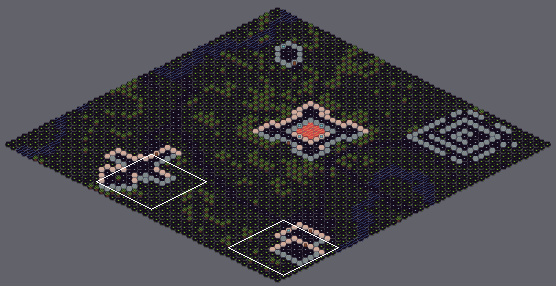
Tiled map: examples/assets/hexworld.tmx. The picture above shows the old version from afar; the outline marks the close-up.
Close-up. As it was:
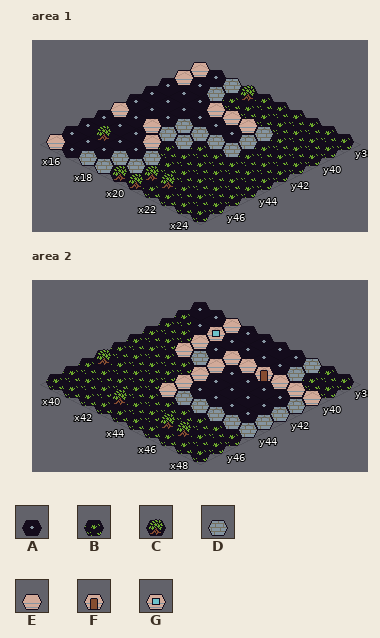
Cells are 32x16 px. Isometric: x runs down to the right, y down to the left. Shown: area 1 x 15..24, y 38..47; area 2 x 39..48, y 38..47.
Key: from "maptile": A 0, B 1, C 3, D 4, E 8, F 9, G 10.
_ is an empty cell.
Layer "Tile Layer 1" before, area 1, first column x 15:
38 EADCBBBBBB
39 EADBBBBBBB
40 AAAEEEDBBB
41 AAAAAADBBB
42 AAADDDDBBB
43 EAEDDBBBBB
44 AAAEBBBBBB
45 ACAADBBBBB
46 AAADDCCBBB
47 EADDCCBBBB
Layer "Tile Layer 1" before, area 2, first column x 39:
38 AAEAAAADBB
39 BAGAAAADBB
40 BBEAEEFEEE
41 BBEDEAAAAD
42 BBBBEAAAAD
43 BBBBEAAAAD
44 CBBBEDDDDD
45 BBBBBBBBBB
46 BBBCBBCCBB
47 BBBBBBBBBB
The same view after the edit:
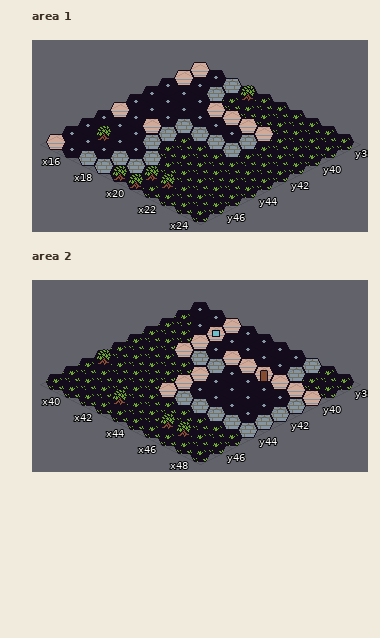
Log entry: Formatting terrain display for hexworld
Changes in this commit:
{"where": "layer \"Tile Layer 1\", area 1"}
{"y":40,"x":21,"old":"D","new":"E"}
{"y":43,"x":19,"old":"D","new":"B"}
{"y":44,"x":18,"old":"E","new":"D"}
{"where": "layer \"Tile Layer 1\", area 2"}
{"y":41,"x":43,"old":"E","new":"D"}
{"label":"changed","picture_box":[255,127,273,141]}
{"label":"changed","picture_box":[143,135,193,150]}
{"label":"changed","picture_box":[207,359,225,373]}
